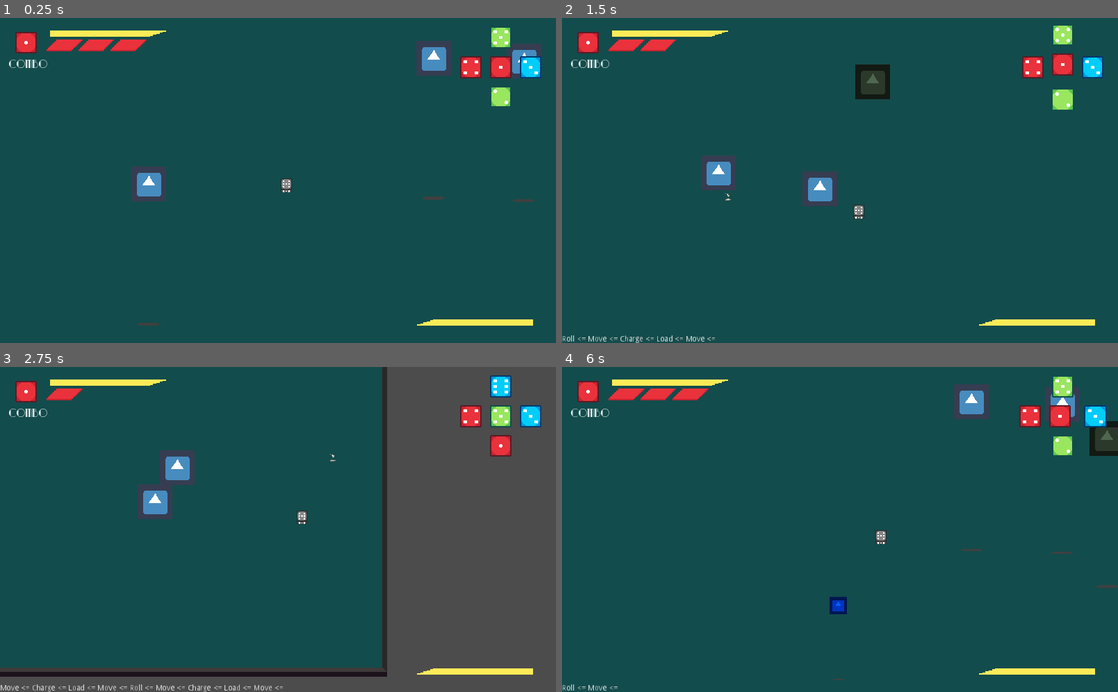
Above: before the commit, frames 1-4 (two rows, left to right).
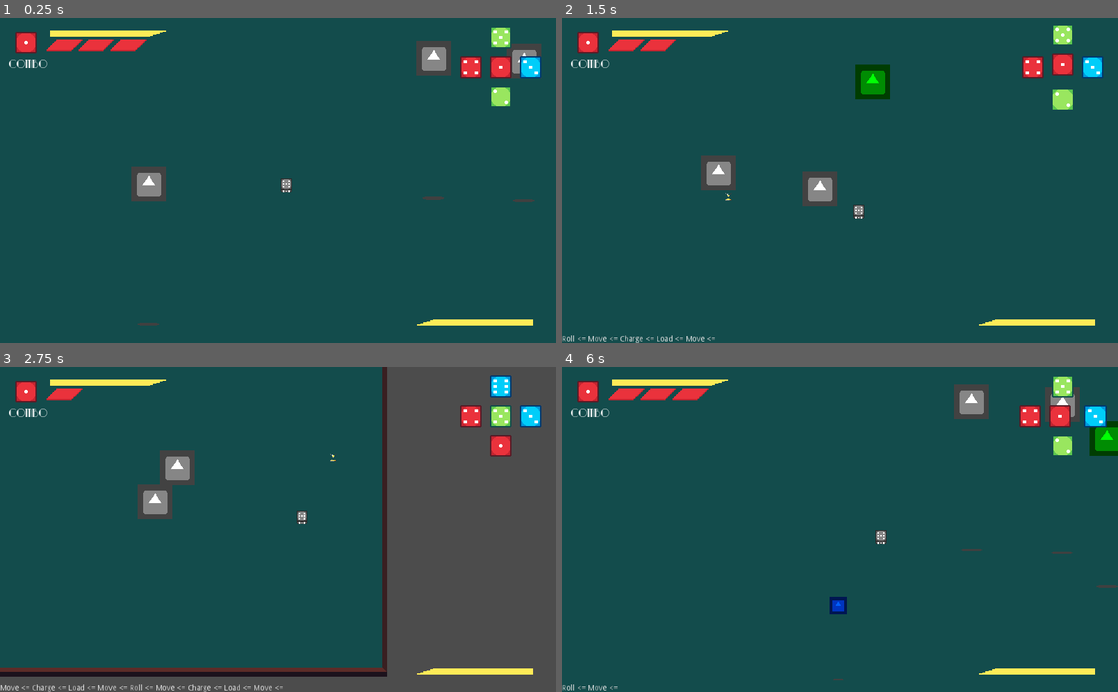
Above: after the commit, the same moments.

Repository: andrebariani/gmtk2022
Game: Godot game, scene res://src/Main.tscn
Two runs of this game, one before a commit and one after it. Both use one fixed random seed, a clock stepped at 60 frames per second and the inputs below. The engine's default icon, where the game draws it, is replaced by a stand-in: a white triangle on a blue panel in a dark square.
Inputs (mouse positions are in pixels of both pictures, inside the frame that each line leads up to):
- Up to frame 1 (0.25 s): no input
- Up to frame 2 (1.5 s): tap Enter (ui_accept) at 0.5, 0.77 s; move the mouse to (962, 164) at 0.52 s; hold D (move_right) 0.53-1.28 s; click (962, 164) at 0.6 s; move the mouse to (728, 196) at 1.27 s; hold S (move_down) from 1.28 s (still down); tap Space (roll) at 1.35 s
- Up to frame 3 (2.75 s): tap Enter (ui_accept) at 1.52 s; move the mouse to (333, 458) at 2.02 s; release S (move_down) at 2.03 s; hold D (move_right) from 2.03 s (still down); click (333, 458) at 2.1 s
- Up to frame 4 (6 s): move the mouse to (812, 594) at 2.77 s; release D (move_right) at 2.78 s; hold W (move_up) 2.78-3.53 s; tap Space (roll) at 2.85, 4.35, 5.85 s; tap Enter (ui_accept) at 3.02, 3.77, 4.52 s; move the mouse to (1006, 578) at 3.52 s; hold A (move_left) 3.53-5.03 s; click (1006, 578) at 3.6 s; move the mouse to (673, 480) at 4.27 s; move the mouse to (867, 529) at 5.02 s; hold S (move_down) 5.03-5.78 s; click (867, 529) at 5.1 s; move the mouse to (756, 448) at 5.77 s; hold D (move_right) from 5.78 s (still down)

The runs differ from the first frame. In frame 1, 0.7% of the frame differs, in the area x 24-97%, y 8-55%; in frame 2, 1.2%; in frame 3, 1.5%, in the area x 0-70%, y 27-94%; in frame 4, 0.9%.

Commit message:
enemy saturation fixed?

Diff:
--- a/src/entities/enemies/Melee_enemy.tscn
+++ b/src/entities/enemies/Melee_enemy.tscn
@@ -10,8 +10,8 @@
 resource_local_to_scene = true
 shader = ExtResource( 2 )
 shader_param/active = false
-shader_param/saturation = 1.0
-shader_param/color = 0
+shader_param/saturation = 0.0
+shader_param/color = 1
 
 [sub_resource type="RectangleShape2D" id=1]
 extents = Vector2( 31.5, 31.25 )
@@ -38,6 +38,7 @@
 material = SubResource( 7 )
 
 [node name="CollisionShape2D" parent="." index="1"]
+visible = false
 position = Vector2( -0.5, -0.25 )
 shape = SubResource( 1 )
 
--- a/src/shaders/EnemySaturation.gdshader
+++ b/src/shaders/EnemySaturation.gdshader
@@ -12,10 +12,13 @@
 		COLOR.rgb = vec3(avg);
 	}
 	else {
+		COLOR.rgb = vec3(1, 1, 1);
+
 		// If the selected color is not the primary color, reduce saturation
 		if ((color == 0 && (c.r < c.g || c.r < c.b)) ||
 			(color == 1 && (c.g < c.r || c.g < c.b)) ||
-			(color == 2 && (c.b < c.r || c.b < c.g))) {
+			(color == 2 && (c.b < c.r || c.b < c.g))
+		) {
 			float avg = (c.r + c.g + c.b) / 3.0;
 			c.r = (c.r * saturation) + (avg * (1.0 - saturation));
 			c.g = (c.g * saturation) + (avg * (1.0 - saturation));
--- a/src/shaders/ScreenShader.tscn
+++ b/src/shaders/ScreenShader.tscn
@@ -100,6 +100,7 @@
 }
 
 [node name="ScreenShader" type="ColorRect" parent="."]
+visible = false
 material = SubResource( 1 )
 anchor_right = 1.0
 anchor_bottom = 1.0
